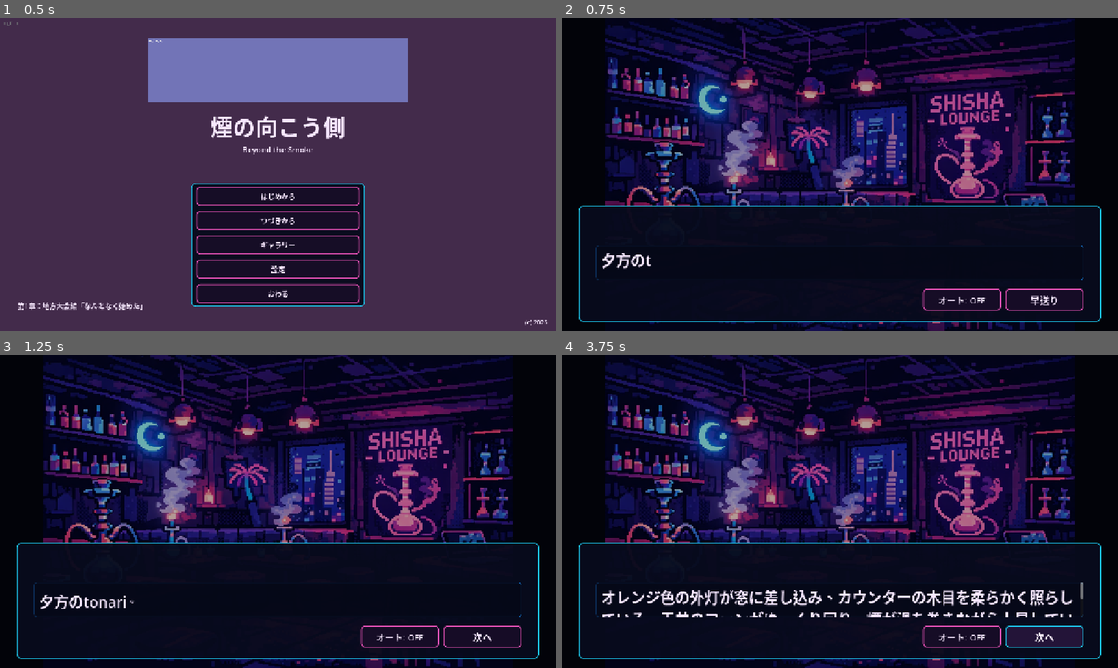
Above: before the commit, frames 1-4 (two rows, left to right).
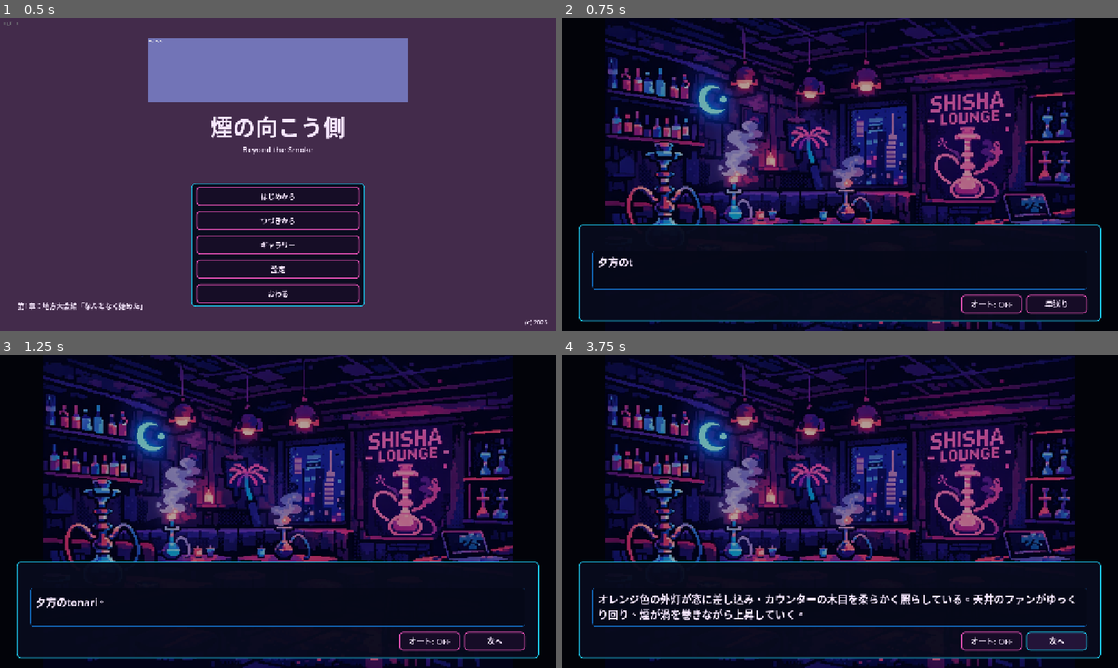
Above: after the commit, the same moments.

Repository: haseatsu114514-dot/shisha-game
Game: Godot game, scene res://scenes/title/title_screen.tscn
Same seed, same stepped clock (60 frames per second), same inputs: the game is played once before the commit and once after it.
Inputs:
- Up to frame 1 (0.5 s): no input
- Up to frame 2 (0.75 s): click "はじめから" at 0.5 s
- Up to frame 3 (1.25 s): no input
- Up to frame 4 (3.75 s): click "オート: OFF" at 1.25 s; click "オート: ON" at 2 s; click "次へ" at 2.75 s; click "早送り" at 3.5 s

Frame 1 is identical in both runs. In frame 2, 5.2% of the frame differs, in the area x 3-97%, y 60-98%; in frame 3, 5.2%; in frame 4, 8.3%.

Commit message:
fix: ダイアログUI全体調整 - フォント縮小・パネル比率改善・BBCodeタイピング修正
- パネル位置: 0.60→0.66（コンパクトに）
- テキスト: 34px→24px、speaker: 40px→26px
- [imp]タグ: 42px→30px
- ボタン・マージン縮小
- タイピング方式をvisible_charactersベースに変更
  → 重要テキストの色がタイピング中から表示されるように

Diff:
--- a/scenes/dialogue/dialogue_box.tscn
+++ b/scenes/dialogue/dialogue_box.tscn
@@ -59,25 +59,25 @@
 [node name="DialoguePanel" type="PanelContainer" parent="."]
 layout_mode = 1
 anchor_left = 0.03
-anchor_top = 0.60
+anchor_top = 0.66
 anchor_right = 0.97
-anchor_bottom = 0.965
+anchor_bottom = 0.96
 
 [node name="Margin" type="MarginContainer" parent="DialoguePanel"]
 layout_mode = 2
-theme_override_constants/margin_left = 28
-theme_override_constants/margin_right = 28
-theme_override_constants/margin_top = 18
-theme_override_constants/margin_bottom = 18
+theme_override_constants/margin_left = 20
+theme_override_constants/margin_right = 20
+theme_override_constants/margin_top = 10
+theme_override_constants/margin_bottom = 10
 
 [node name="VBox" type="VBoxContainer" parent="DialoguePanel/Margin"]
 layout_mode = 2
-theme_override_constants/separation = 10
+theme_override_constants/separation = 6
 
 [node name="SpeakerLabel" type="Label" parent="DialoguePanel/Margin/VBox"]
 unique_name_in_owner = true
 layout_mode = 2
-theme_override_font_sizes/font_size = 40
+theme_override_font_sizes/font_size = 26
 theme_override_colors/font_color = Color(1, 0.811765, 0.45098, 1)
 text = ""
 
@@ -85,8 +85,8 @@
 unique_name_in_owner = true
 layout_mode = 2
 size_flags_vertical = 3
-custom_minimum_size = Vector2(0, 80)
-theme_override_font_sizes/normal_font_size = 34
+custom_minimum_size = Vector2(0, 90)
+theme_override_font_sizes/normal_font_size = 24
 autowrap_mode = 3
 bbcode_enabled = true
 text = ""
@@ -104,15 +104,15 @@
 [node name="AutoButton" type="Button" parent="DialoguePanel/Margin/VBox/ControlButtons"]
 unique_name_in_owner = true
 layout_mode = 2
-custom_minimum_size = Vector2(180, 50)
-theme_override_font_sizes/font_size = 20
+custom_minimum_size = Vector2(140, 38)
+theme_override_font_sizes/font_size = 18
 text = "オート: OFF"
 
 [node name="AdvanceButton" type="Button" parent="DialoguePanel/Margin/VBox/ControlButtons"]
 unique_name_in_owner = true
 layout_mode = 2
-custom_minimum_size = Vector2(180, 50)
-theme_override_font_sizes/font_size = 22
+custom_minimum_size = Vector2(140, 38)
+theme_override_font_sizes/font_size = 18
 text = "▶"
 
 [node name="TypingTimer" type="Timer" parent="."]
--- a/scripts/ui/dialogue_box.gd
+++ b/scripts/ui/dialogue_box.gd
@@ -56,7 +56,7 @@
 	"[hint]", "[/hint]"
 ]
 const HIGHLIGHT_OPEN_REPLACEMENTS := {
-	"[imp]": "[font_size=42][color=#ffd878][b]",
+	"[imp]": "[font_size=30][color=#ffd878][b]",
 	"[red]": "[color=#ff5252][b]",
 	"[blue]": "[color=#52a2ff][b]",
 	"[sub]": "[font_size=18][color=#999999]",
@@ -230,7 +230,8 @@
 	_full_text = _strip_highlight_tags(text)
 	_full_text_bbcode = _build_highlighted_text(text)
 	_current_char = 0
-	text_label.text = ""
+	text_label.text = _full_text_bbcode
+	text_label.visible_characters = 0
 	_is_typing = true
 	advance_button.disabled = false
 	advance_button.text = "早送り"
@@ -255,13 +256,14 @@
 	if _current_char >= _full_text.length():
 		_show_full_text_immediately()
 		return
-	text_label.text = _full_text.substr(0, _current_char)
+	text_label.visible_characters = _current_char
 
 
 func _show_full_text_immediately() -> void:
 	_is_typing = false
 	typing_timer.stop()
 	text_label.text = _full_text_bbcode
+	text_label.visible_characters = -1
 	advance_button.text = "次へ"
 	_queue_auto_advance()
 
